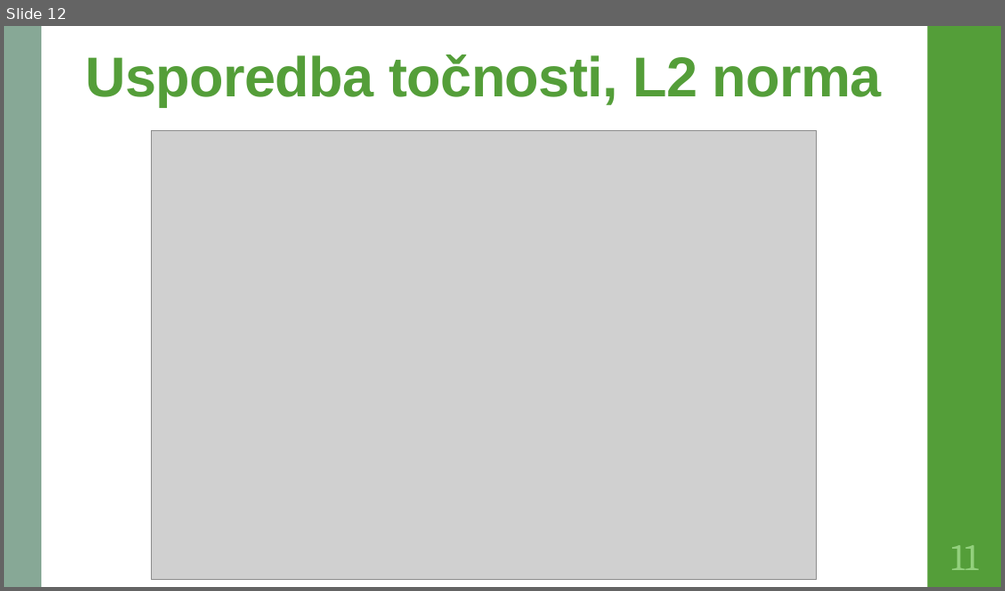
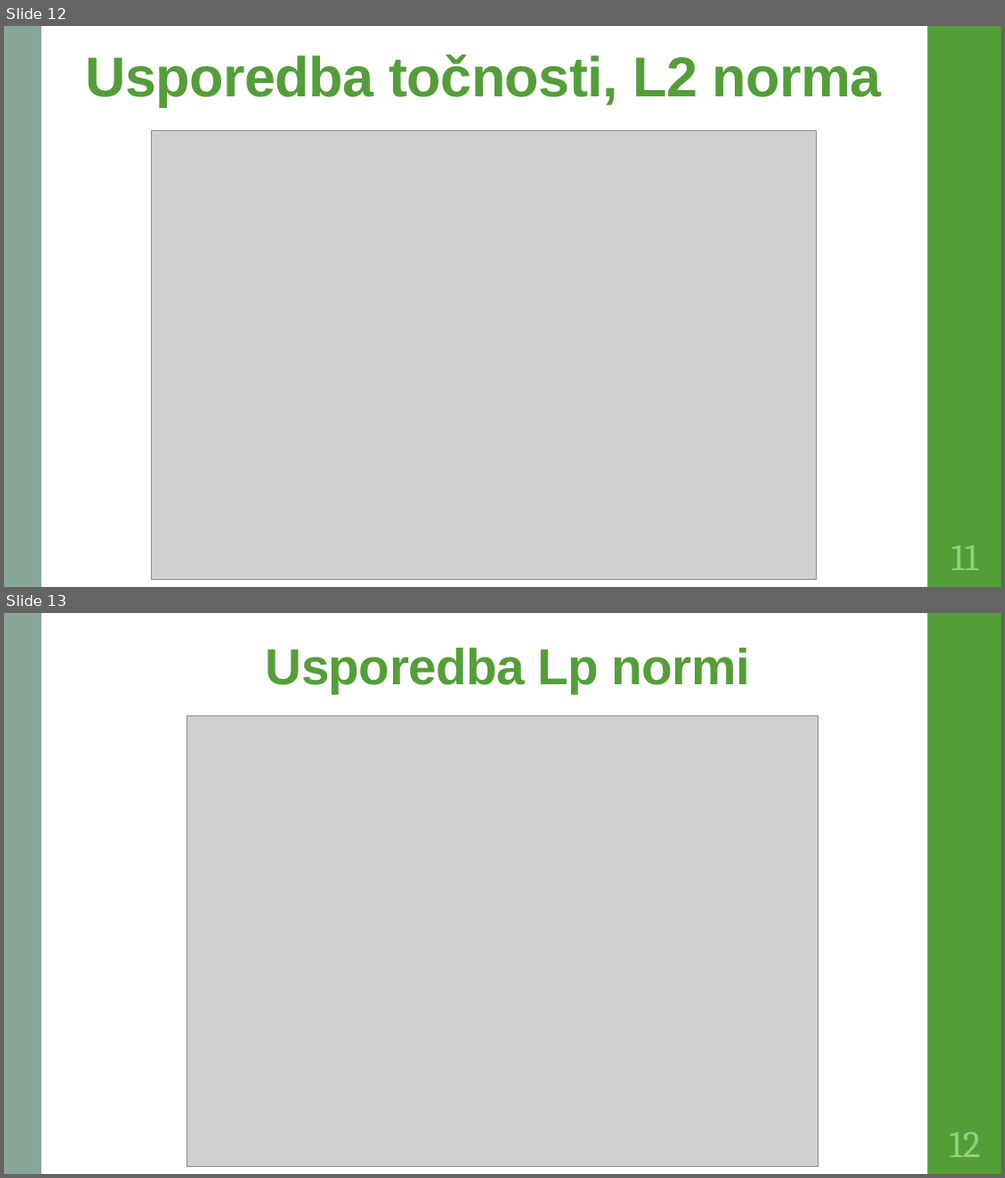
Before and after one commit to DomJamb/Zavrsni-rad-R, a slide deck: Dokumentacija/Algoritmi za brzo učenje na neprijateljskim primjerima.pptx. Shown one above the other, each under a label of ours: slide 12 before the commit, slides 12 and 13 after it. The pictures are 1005x591 and 1005x1178 pixels, drawn with LibreOffice and Linux fonts; fonts in the diff are those of the drawing; grey boxes stand for pictures. Boxes give left, top, right and bottom in pixels: in the first picture for what was removed or moved away, otherwise in the second. Text is boxed around its words. In the diff, an @@ line names an element or a change of style, - is before the commit and + after.

```diff
--- a/Dokumentacija/Algoritmi za brzo učenje na neprijateljskim primjerima.pptx
+++ b/Dokumentacija/Algoritmi za brzo učenje na neprijateljskim primjerima.pptx
@@ slide 13 added at [4, 613, 1001, 1174], background #FFFFFF; not listed: 2 template elements that a slide beside it also shows @@
@@ title added at [266, 648, 750, 693], 48.6 pt, text #549E39, bold @@
+Usporedba Lp normi
@@ picture added at [186, 715, 818, 1167] @@
@@ page number added at [949, 1132, 980, 1157], 36 pt, text #93D07D @@
+12
```
Also in this commit, not shown: 1 slide removed, 1 other file.
